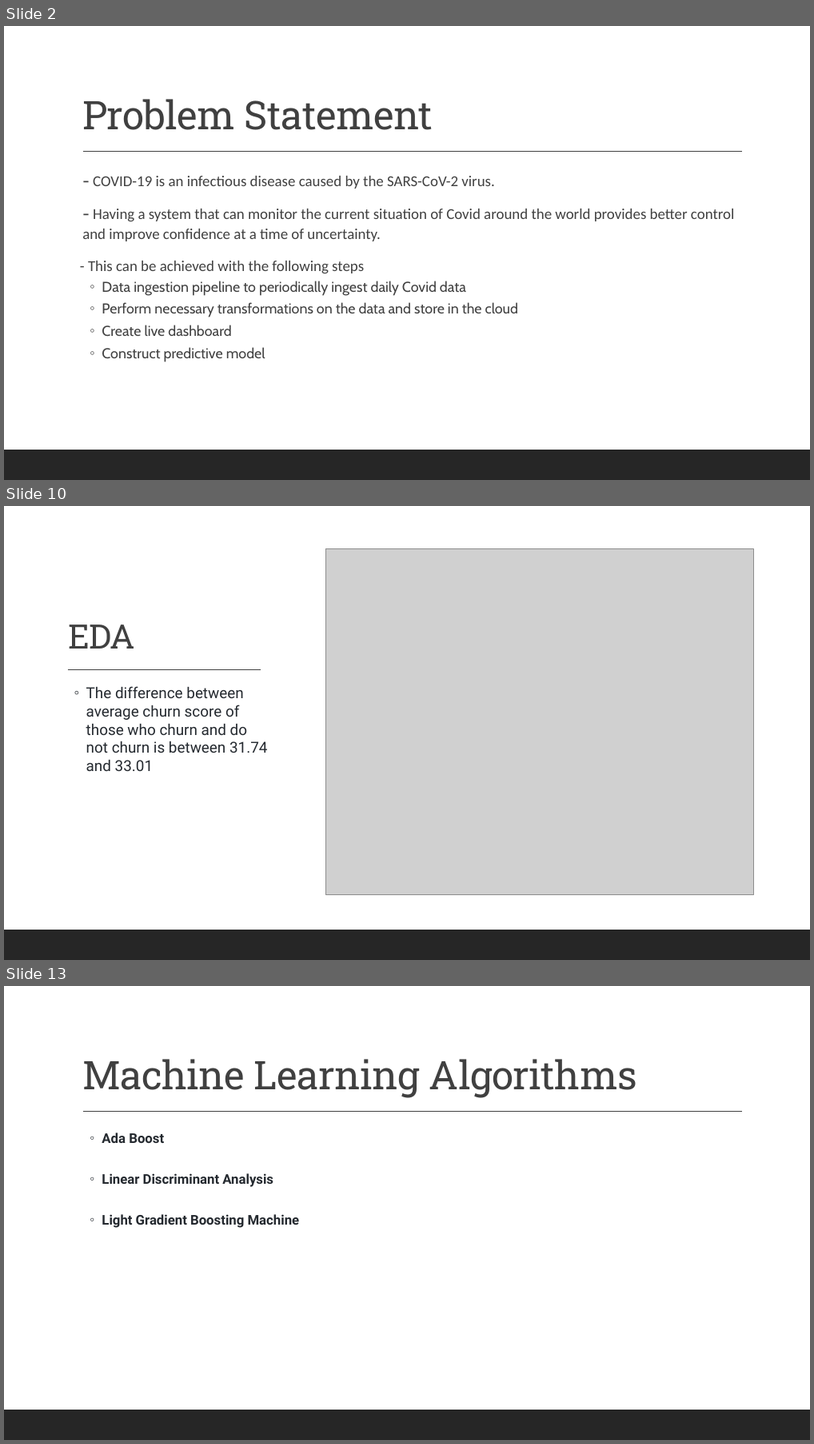
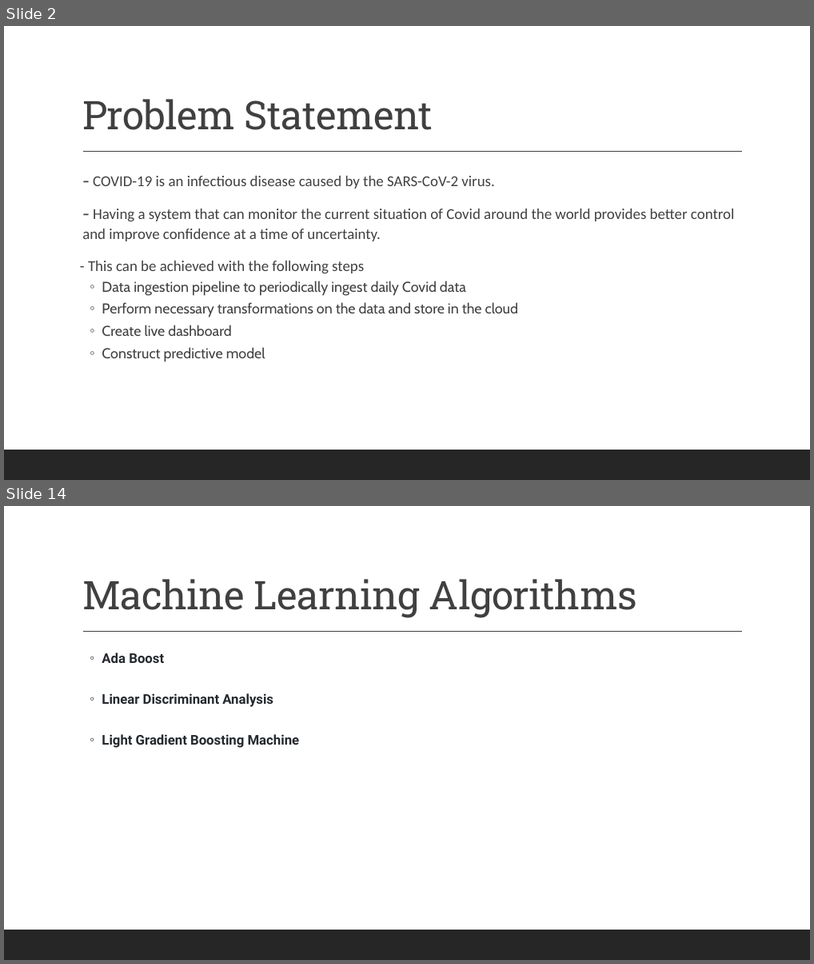
Before and after one commit to VargheseTresa/SpringBoard, a slide deck: cap3/Capstone_Final_Slides.pptx. Shown one above the other, each under a label of ours: slides 2, 10 and 13 before the commit, slides 2 and 14 after it; the slides between them are not shown. The pictures are 814x1444 and 814x964 pixels, drawn with LibreOffice and Linux fonts; fonts in the diff are those of the drawing; grey boxes stand for pictures. Boxes give left, top, right and bottom in pixels: in the first picture for what was removed or moved away, otherwise in the second. Text is boxed around its words. In the diff, an @@ line names an element or a change of style, - is before the commit and + after.

```diff
--- a/cap3/Capstone_Final_Slides.pptx
+++ b/cap3/Capstone_Final_Slides.pptx
@@ slide 10 removed at bbox=[4, 506, 810, 960], background #FFFFFF @@
@@ rectangle removed at bbox=[4, 506, 810, 960] @@
@@ picture removed at bbox=[326, 548, 754, 894] @@
@@ title removed at bbox=[68, 624, 135, 648] @@
-EDA
@@ line removed from (67, 670) to (261, 670) @@
@@ text removed at bbox=[86, 686, 267, 771] @@
-  ◦ The difference between average churn score of those who churn and do not churn is between 31.74 and 33.01
@@ rectangle removed at bbox=[4, 929, 810, 960] @@
@@ what was slide 13 is now slide 14 @@
```
Also in this commit, not shown: 2 slides changed, 9 slides added, 9 other slides removed, 1 other file.
